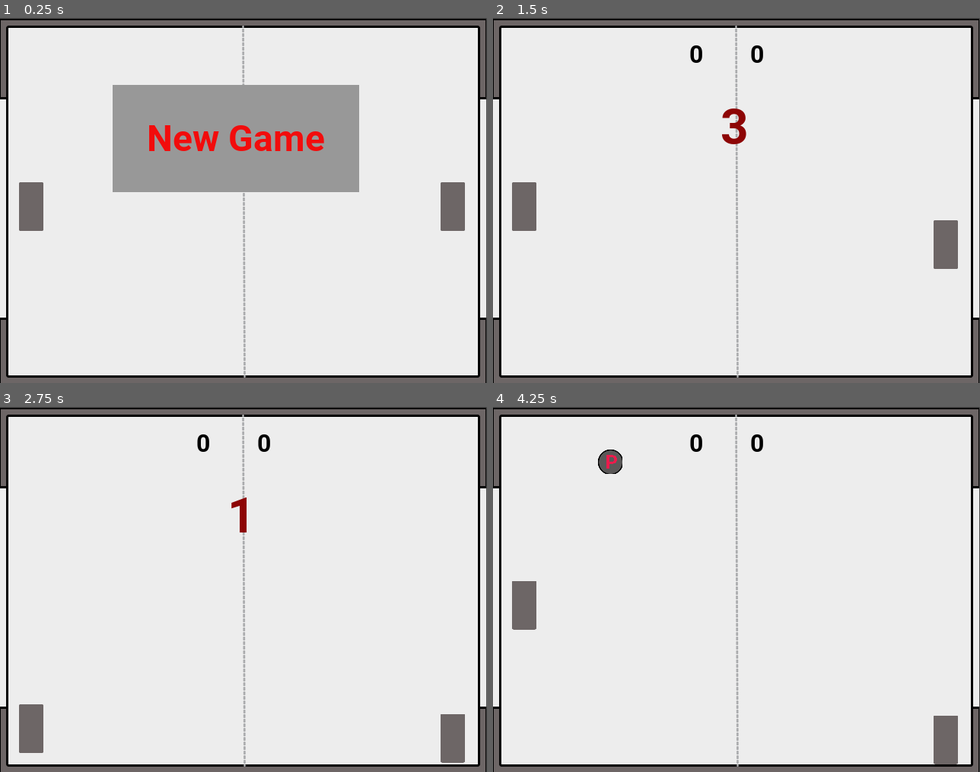
Above: before the commit, frames 1-4 (two rows, left to right).
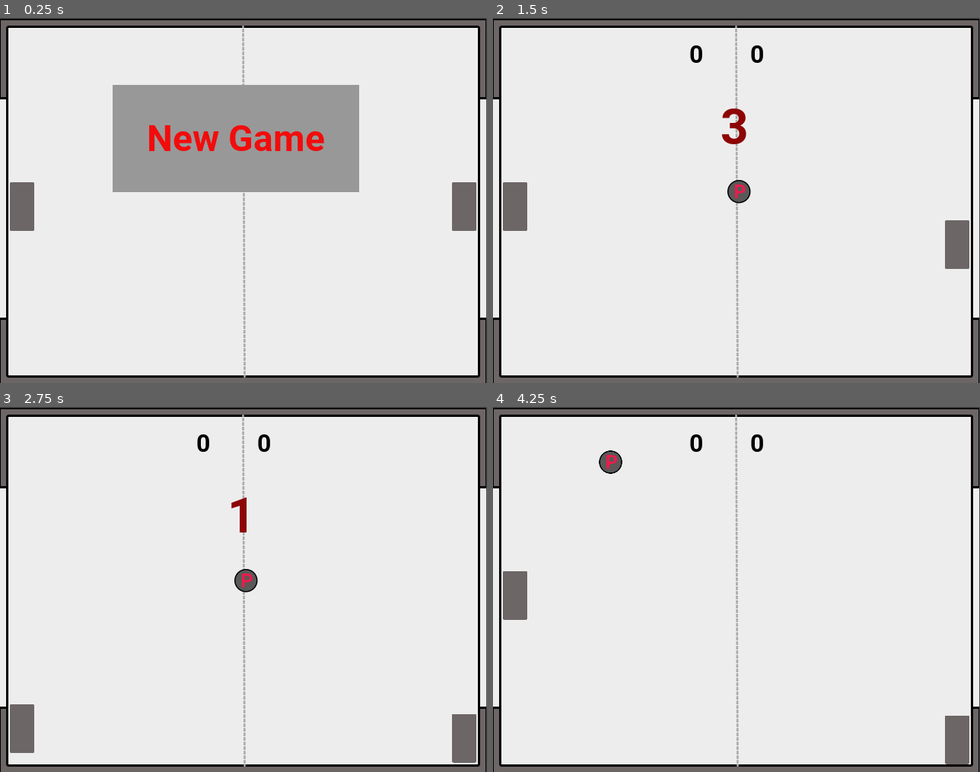
Above: after the commit, the same moments.

Repository: crpalmer/pong
Game: Godot game, scene res://pong.tscn
Two runs of this game, one before a commit and one after it. Both use one fixed random seed, a clock stepped at 60 frames per second and the inputs below.
Inputs:
- Up to frame 1 (0.25 s): no input
- Up to frame 2 (1.5 s): click "New Game" at 0.5 s; tap Enter at 1.25 s; hold Down (right_paddle_down) from 1.28 s (still down)
- Up to frame 3 (2.75 s): release Down (right_paddle_down) at 2.03 s; hold Ctrl (left_paddle_down) from 2.03 s (still down)
- Up to frame 4 (4.25 s): release Ctrl (left_paddle_down) at 2.78 s; hold Down (right_paddle_down) 2.78-3.53 s; tap Space at 3.5 s; hold Shift (left_paddle_up) from 3.53 s (still down)

The runs differ from the first frame. In frame 1, 1.1% of the frame differs, in the area x 2-98%, y 45-59%; in frame 2, 1.4%; in frame 3, 1.4%; in frame 4, 1.4%, in the area x 2-98%, y 11-98%.

Commit message:
playability / asthetic fixes from playing with family

Diff:
--- a/Ball.gd
+++ b/Ball.gd
@@ -26,16 +26,24 @@
 		if collision.collider is Paddle: $HitPaddle.play()
 		if collision.collider.name == "Arena": $HitWall.play()
 
+func _on_new_round_needed():
+	visible = true
+	velocity = Vector2(0, 0)
+	position = Vector2(0, 0)
+
 func _on_ball_dropped():
 	drop_ball = true
-	set_visible(true)
 
 func _on_goal_scored():
-	set_visible(false)
-	difficulty += 0.1
+	difficulty += 0.025
 
 func _on_RoundTimer_timeout():
 	increase_difficulty = true
 
 func _on_HitPaddle_finished():
 	$HitPaddle.stop()
+
+func _on_new_game_needed():
+	print_debug("hide")
+	visible = false
+	difficulty = 1
--- a/Jumbotron.gd
+++ b/Jumbotron.gd
@@ -2,6 +2,8 @@
 
 signal ball_dropped
 signal new_round_needed
+
+var new_game_needed = true
 
 func _ready():
 	$GameOverMessage.visible = false
@@ -12,15 +14,20 @@
 func _on_new_game_needed():
 	$NewGameButton.visible = true
 	$GameOverMessage.visible = true
+	new_game_needed = true
 
 func _on_NewGameButton_pressed():
+	start_new_game()
+
+func start_new_game():
+	new_game_needed = false
+	emit_signal("new_round_needed")
+
+func _on_new_round_needed():
 	$GameOverMessage.visible = false
 	$NewGameButton.visible = false
 	$Player1Score.visible = true
 	$Player2Score.visible = true
-	emit_signal("new_round_needed")
-
-func _on_new_round_needed():
 	$CountDown.visible = true
 	$CountDown.text = "3"
 	yield(get_tree().create_timer(1.0), "timeout")
@@ -30,3 +37,6 @@
 	yield(get_tree().create_timer(1.0), "timeout")
 	emit_signal("ball_dropped")
 	$CountDown.visible = false
+
+func _process(delta):
+	if new_game_needed and Input.is_action_just_released("start"): start_new_game()
--- a/Paddle.gd
+++ b/Paddle.gd
@@ -6,13 +6,17 @@
 export var paddle_speed = 250
 var round_speed = paddle_speed
 var active = false
+var force_x
+
+func _ready():
+	force_x = position.x
 
 func _physics_process(delta):
 	if active:
 		var dir = 0
 		if Input.is_action_pressed(up_action): dir -= 1
 		if Input.is_action_pressed(down_action): dir += 1
-		var _collision = move_and_collide(Vector2(0, dir*delta*round_speed))
+		var _collision = move_and_collide(Vector2(force_x - position.x, dir*delta*round_speed))
 
 func _on_ball_dropped():
 	round_speed = paddle_speed
@@ -22,7 +26,9 @@
 
 func _on_new_game_needed():
 	position.y = -400
+	paddle_speed = 250
 	active = false
 
 func _on_new_round_needed():
 	active = true
+	paddle_speed += 20
--- a/pong.gd
+++ b/pong.gd
@@ -6,7 +6,7 @@
 
 var player1_score = 0
 var player2_score = 0
-var max_score = 11
+export var max_score = 11
 
 func _ready():
 	randomize()
@@ -33,5 +33,17 @@
 func _on_goal_scored():
 	$Goal.play()
 	update_jumbotron()
-	if player1_score >= max_score or player2_score >= max_score: emit_signal("new_game_needed")
-	else: 	emit_signal("new_round_needed")
+	if is_game_over():
+		player1_score = 0
+		player2_score = 0
+		emit_signal("new_game_needed")
+	else:
+		emit_signal("new_round_needed")
+
+func is_game_over():
+	if player1_score < max_score and player2_score < max_score: return false
+	if abs(player1_score - player2_score) < 2: return false
+	return true
+
+func _on_new_round_needed():
+	update_jumbotron()
--- a/pong.tscn
+++ b/pong.tscn
@@ -154,10 +154,10 @@
 stream = ExtResource( 10 )
 
 [node name="LeftPaddle" parent="." instance=ExtResource( 4 )]
-position = Vector2( -439, -400 )
+position = Vector2( -451, -400 )
 
 [node name="RightPaddle" parent="." instance=ExtResource( 4 )]
-position = Vector2( 115, -400 )
+position = Vector2( 130, -400 )
 
 [node name="LeftGoal" type="Area2D" parent="."]
 
@@ -181,14 +181,18 @@
 [connection signal="goal_scored" from="." to="Ball" method="_on_goal_scored"]
 [connection signal="goal_scored" from="." to="RoundTimer" method="_on_goal_scored"]
 [connection signal="new_game_needed" from="." to="Jumbotron" method="_on_new_game_needed"]
+[connection signal="new_game_needed" from="." to="Ball" method="_on_new_game_needed"]
 [connection signal="new_game_needed" from="." to="LeftPaddle" method="_on_new_game_needed"]
 [connection signal="new_game_needed" from="." to="RightPaddle" method="_on_new_game_needed"]
 [connection signal="new_round_needed" from="." to="Jumbotron" method="_on_new_round_needed"]
+[connection signal="new_round_needed" from="." to="Ball" method="_on_new_round_needed"]
 [connection signal="ball_dropped" from="Jumbotron" to="Ball" method="_on_ball_dropped"]
 [connection signal="ball_dropped" from="Jumbotron" to="LeftPaddle" method="_on_ball_dropped"]
 [connection signal="ball_dropped" from="Jumbotron" to="RightPaddle" method="_on_ball_dropped"]
 [connection signal="ball_dropped" from="Jumbotron" to="RoundTimer" method="_on_ball_dropped"]
+[connection signal="new_round_needed" from="Jumbotron" to="." method="_on_new_round_needed"]
 [connection signal="new_round_needed" from="Jumbotron" to="Jumbotron" method="_on_new_round_needed"]
+[connection signal="new_round_needed" from="Jumbotron" to="Ball" method="_on_new_round_needed"]
 [connection signal="new_round_needed" from="Jumbotron" to="LeftPaddle" method="_on_new_round_needed"]
 [connection signal="new_round_needed" from="Jumbotron" to="RightPaddle" method="_on_new_round_needed"]
 [connection signal="pressed" from="Jumbotron/NewGameButton" to="Jumbotron" method="_on_NewGameButton_pressed"]
--- a/project.godot
+++ b/project.godot
@@ -34,7 +34,7 @@
 
 window/size/width=640
 window/size/height=480
-window/size/resizable=false
+window/stretch/mode="2d"
 window/stretch/aspect="keep"
 
 [gui]
@@ -46,21 +46,34 @@
 left_paddle_up={
 "deadzone": 0.5,
 "events": [ Object(InputEventKey,"resource_local_to_scene":false,"resource_name":"","device":0,"alt":false,"shift":false,"control":false,"meta":false,"command":false,"pressed":false,"scancode":16777237,"physical_scancode":0,"unicode":0,"echo":false,"script":null)
+, Object(InputEventJoypadButton,"resource_local_to_scene":false,"resource_name":"","device":0,"button_index":0,"pressure":0.0,"pressed":false,"script":null)
+, Object(InputEventJoypadMotion,"resource_local_to_scene":false,"resource_name":"","device":0,"axis":1,"axis_value":-1.0,"script":null)
  ]
 }
 left_paddle_down={
 "deadzone": 0.5,
 "events": [ Object(InputEventKey,"resource_local_to_scene":false,"resource_name":"","device":0,"alt":false,"shift":false,"control":false,"meta":false,"command":false,"pressed":false,"scancode":16777238,"physical_scancode":0,"unicode":0,"echo":false,"script":null)
+, Object(InputEventJoypadButton,"resource_local_to_scene":false,"resource_name":"","device":0,"button_index":1,"pressure":0.0,"pressed":false,"script":null)
+, Object(InputEventJoypadMotion,"resource_local_to_scene":false,"resource_name":"","device":0,"axis":1,"axis_value":1.0,"script":null)
  ]
 }
 right_paddle_up={
 "deadzone": 0.5,
 "events": [ Object(InputEventKey,"resource_local_to_scene":false,"resource_name":"","device":0,"alt":false,"shift":false,"control":false,"meta":false,"command":false,"pressed":false,"scancode":16777232,"physical_scancode":0,"unicode":0,"echo":false,"script":null)
+, Object(InputEventJoypadMotion,"resource_local_to_scene":false,"resource_name":"","device":1,"axis":1,"axis_value":-1.0,"script":null)
+, Object(InputEventJoypadButton,"resource_local_to_scene":false,"resource_name":"","device":1,"button_index":0,"pressure":0.0,"pressed":false,"script":null)
  ]
 }
 right_paddle_down={
 "deadzone": 0.5,
 "events": [ Object(InputEventKey,"resource_local_to_scene":false,"resource_name":"","device":0,"alt":false,"shift":false,"control":false,"meta":false,"command":false,"pressed":false,"scancode":16777234,"physical_scancode":0,"unicode":0,"echo":false,"script":null)
+, Object(InputEventJoypadMotion,"resource_local_to_scene":false,"resource_name":"","device":1,"axis":1,"axis_value":1.0,"script":null)
+, Object(InputEventJoypadButton,"resource_local_to_scene":false,"resource_name":"","device":1,"button_index":1,"pressure":0.0,"pressed":false,"script":null)
+ ]
+}
+start={
+"deadzone": 0.5,
+"events": [ Object(InputEventJoypadButton,"resource_local_to_scene":false,"resource_name":"","device":-1,"button_index":11,"pressure":0.0,"pressed":false,"script":null)
  ]
 }
 
Binary file changed: ball.png
Not shown, changed: ball.psd
